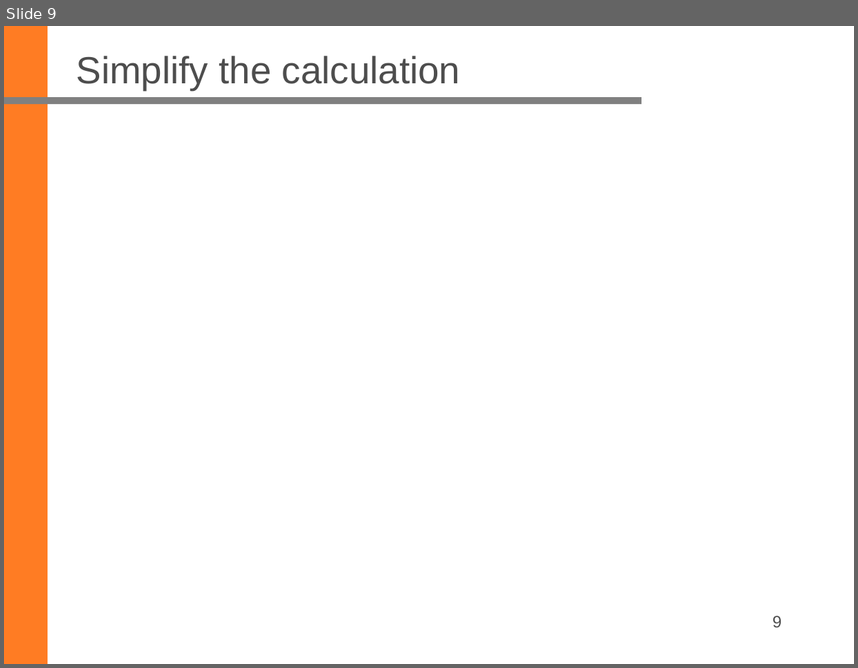
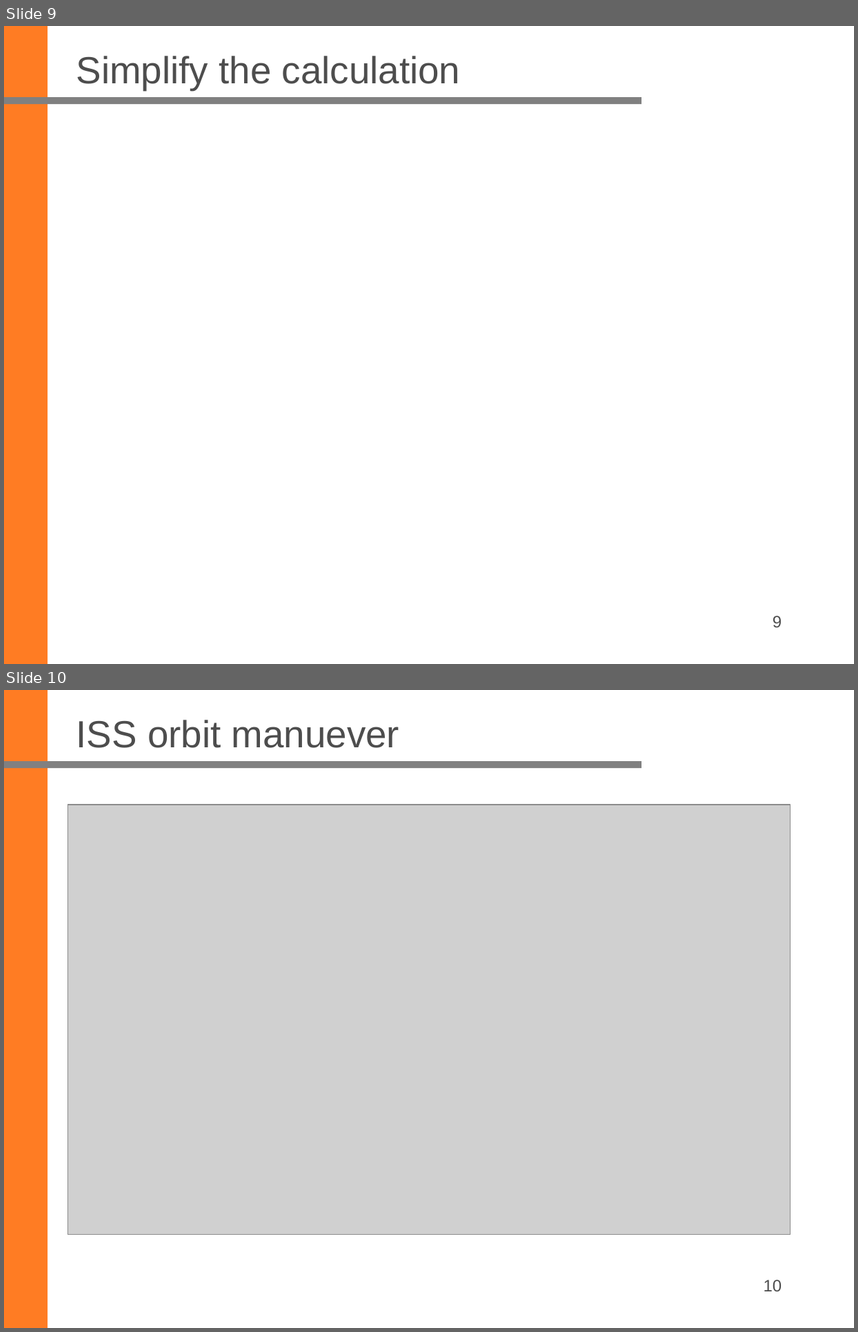
Before and after one commit to ziqing97/Seminar-Aktuelle-Geodaetische-Satelliten-missionen, a slide deck: Project_Space_Debris/Ordner_Yu/Folien/20230201/20230124_Liu_Yu.pptx. Shown one above the other, each under a label of ours: slide 9 before the commit, slides 9 and 10 after it. The pictures are 858x668 and 858x1332 pixels, drawn with LibreOffice and Linux fonts; fonts in the diff are those of the drawing; grey boxes stand for pictures; background and template pictures are left out. Boxes give left, top, right and bottom in pixels: in the first picture for what was removed or moved away, otherwise in the second. Text is boxed around its words. In the diff, an @@ line names an element or a change of style, - is before the commit and + after.

```diff
--- a/Project_Space_Debris/Ordner_Yu/Folien/20230201/20230124_Liu_Yu.pptx
+++ b/Project_Space_Debris/Ordner_Yu/Folien/20230201/20230124_Liu_Yu.pptx
@@ slide 10 added at [4,690,854,1328], background #FFFFFF; not listed: 2 template elements that a slide beside it also shows @@
@@ title added at [76,720,399,748], 32 pt, text #4D4D4D @@
+ISS orbit manuever
@@ picture added at [67,805,791,1234] @@
@@ page number added at [764,1279,782,1291], 14 pt, text #4D4D4D @@
+10
```
Also in this commit, not shown: 8 other slides added, 3 slides removed, 9 other files.
